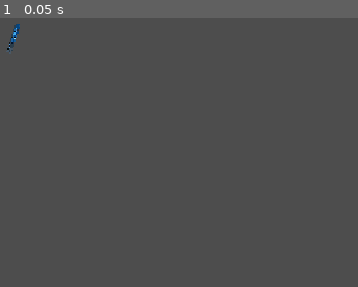
Above: before the commit, frame 1.
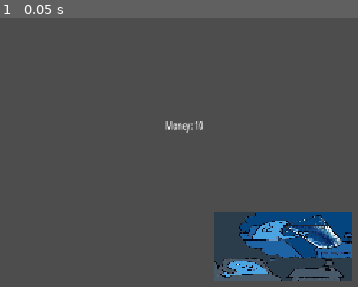
Above: after the commit, the same moment.

Repository: dany0325/gamblecore-online
Game: Godot game, scene res://Scenes/game.tscn
Two runs of this game, one before a commit and one after it. Both use one fixed random seed, a clock stepped at 60 frames per second and the inputs below.
Inputs:
- Up to frame 1 (0.05 s): no input

The runs differ from the first frame. In frame 1, 10% of the frame differs, in the area x 1-99%, y 2-98%.

Commit message:
Simple money money

Diff:
--- a/Scenes/game.tscn
+++ b/Scenes/game.tscn
@@ -1,8 +1,21 @@
 [gd_scene format=3 uid="uid://bimvb1ldkd2vg"]
 
 [ext_resource type="PackedScene" uid="uid://bvrxhvj2s4ya6" path="res://Scenes/slotmachine.tscn" id="1_ebmjs"]
+[ext_resource type="Script" uid="uid://c81kcsmhgtk1o" path="res://Scripts/player.gd" id="2_qxrlw"]
 
 [node name="Game" type="Node2D" unique_id=123828378]
+position = Vector2(342, 180)
+scale = Vector2(0.67999697, 1)
 
-[node name="Slotmachine" parent="." unique_id=1201141508 instance=ExtResource("1_ebmjs")]
-position = Vector2(103, 69)
+[node name="player" type="Node" parent="." unique_id=89888962]
+unique_name_in_owner = true
+script = ExtResource("2_qxrlw")
+
+[node name="money_label" type="Label" parent="." unique_id=432486455]
+offset_right = 80.0
+offset_bottom = 23.0
+text = "Money: 10"
+metadata/_edit_use_anchors_ = true
+
+[node name="slotmachine" parent="." unique_id=1201141508 instance=ExtResource("1_ebmjs")]
+position = Vector2(250.00113, 187)
--- a/Scenes/slotmachine.tscn
+++ b/Scenes/slotmachine.tscn
@@ -14,9 +14,8 @@
 slots = Array[NodePath]([NodePath("../Slot1"), NodePath("../Slot2"), NodePath("../Slot3")])
 
 [node name="CollisionShape2D" type="CollisionShape2D" parent="Arm" unique_id=1244028591]
-position = Vector2(20.000002, -2.000001)
-rotation = 0.3253765
-scale = Vector2(0.6918042, 0.8185523)
+position = Vector2(3.8146973e-06, -2.3841858e-07)
+scale = Vector2(24.224041, 1.8428035)
 shape = SubResource("RectangleShape2D_bhunq")
 
 [node name="Sprite2D" type="Sprite2D" parent="Arm/CollisionShape2D" unique_id=1664507609]
@@ -27,6 +26,7 @@
 script = ExtResource("3_34cmk")
 
 [node name="Slot2" type="AnimatedSprite2D" parent="." unique_id=240168420]
+frame_progress = 0.38256487
 script = ExtResource("3_34cmk")
 
 [node name="Slot3" type="AnimatedSprite2D" parent="." unique_id=1451337396]
--- a/Scripts/arm.gd
+++ b/Scripts/arm.gd
@@ -2,21 +2,26 @@
 
 signal arm_pulled
 
+@onready var player: Node = $"../../player"
 @export var slots: Array[NodePath] = []
 var results: Array = []
-#var payouts = {3: 20, 2: 5}
-#var item_multipliers = {"cherry":10, "coin":7, "clover": 5, "lightning":3, "diamond":2}
+var payouts = {3: 20, 2: 5}
+var item_multipliers = {"cherry":10, "coin":7, "clover": 5, "lightning":3, "diamond":2, "six":1, "seven":1}
+var operation_cost = -5
 #var items = ["cherry", "coin", "clover", "lightning", "diamond", "six", "seven"]
 
+
 func _on_mouse_entered() -> void:
-	arm_pulled.emit()
-	results.clear()
-
-	for slot_path in slots:
-		var slot = get_node(slot_path)
-		results.append(slot.rolled_item)
-
-	_check_result(results)
+	if player.money <= 0:
+		print("lmao youre broke")
+	else:
+		player.add_money(operation_cost)
+		arm_pulled.emit()
+		results.clear()
+		for slot_path in slots:
+			var slot = get_node(slot_path)
+			results.append(slot.rolled_item)
+		_check_result(results)
 
 func _check_result(items: Array) -> void:
 	var counts := {}
@@ -32,7 +37,10 @@
 
 	if max_count == items.size():
 		print("JACKPOT: all %d match! %s" % [items.size(), winning_item])
+		player.add_money(payouts.get(max_count) * item_multipliers.get(winning_item))
 	elif max_count >= 2:
 		print("%d matched: %s" % [max_count, winning_item])
+		player.add_money(payouts.get(max_count) * item_multipliers.get(winning_item))
+
 	else:
 		print("No match")
--- /dev/null
+++ b/Scripts/player.gd
@@ -0,0 +1,8 @@
+extends Node
+
+var money = 10;
+@onready var money_label: Label = $"../money_label"
+
+func add_money(money_gained):
+	money += money_gained
+	money_label.text = "Money: " + str(money)
Not shown, added: Scripts/player.gd.uid
